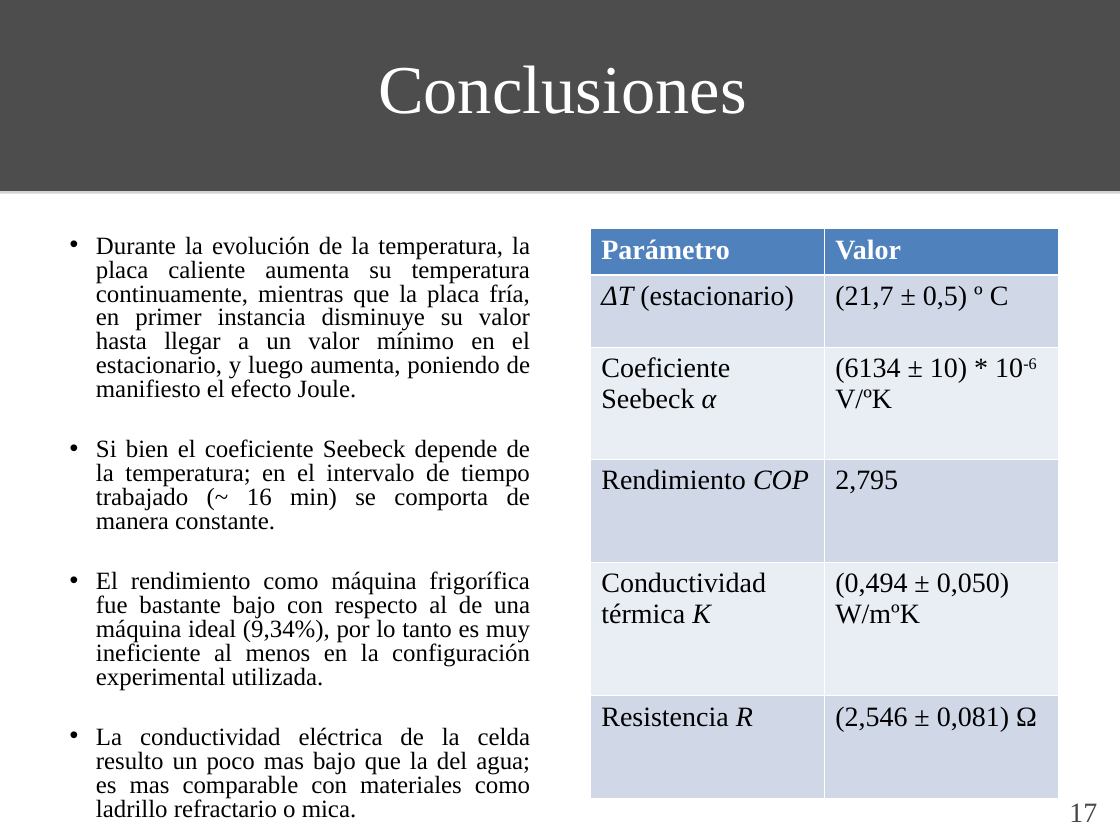
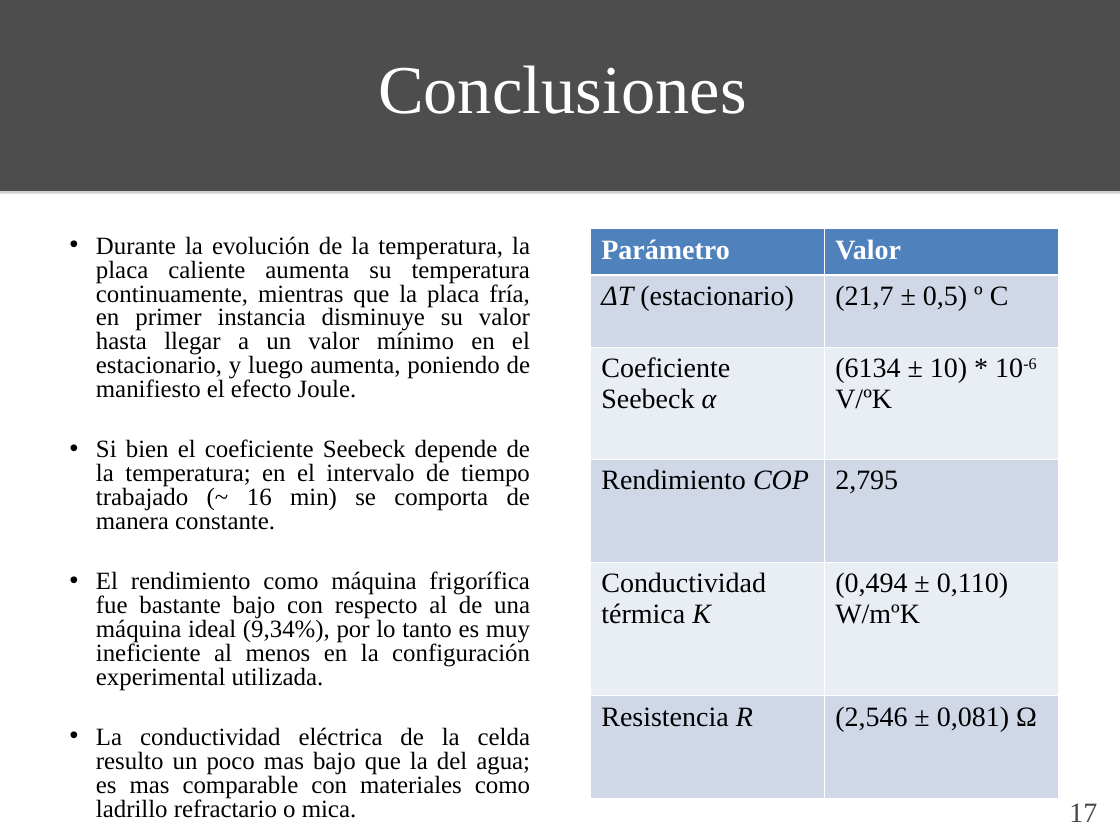
Before and after one commit to ignaciop/laboratorio4, a slide deck: slide 17 of practica_especial/presentacion/presentacion_pe.ppt. Drawn at 1120x840 pixels with LibreOffice and Linux fonts; fonts in the diff are those of the drawing. Boxes give left, top, right and bottom in pixels: in the first picture for what was removed or moved away, otherwise in the second. Text is boxed around its words. In the diff, an @@ line names an element or a change of style, - is before the commit and + after.

Commit message:
Presentacion PE en ppt y pdf

```diff
--- a/practica_especial/presentacion/presentacion_pe.ppt
+++ b/practica_especial/presentacion/presentacion_pe.ppt
@@ table at (590,228,1058,799) @@
-row 5, column 2: (0,494 ± 0,050) W/mºK
+row 5, column 2: (0,494 ± 0,110) W/mºK
```
Also in this commit, not shown: 1 other slide changed, 1 other file.
